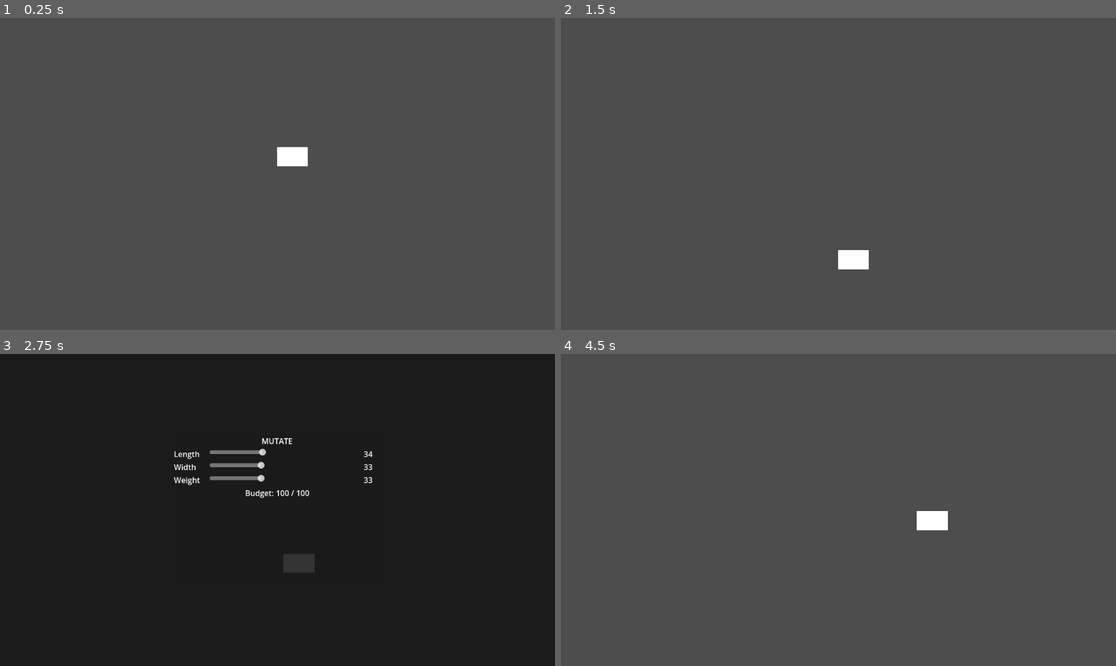
Above: before the commit, frames 1-4 (two rows, left to right).
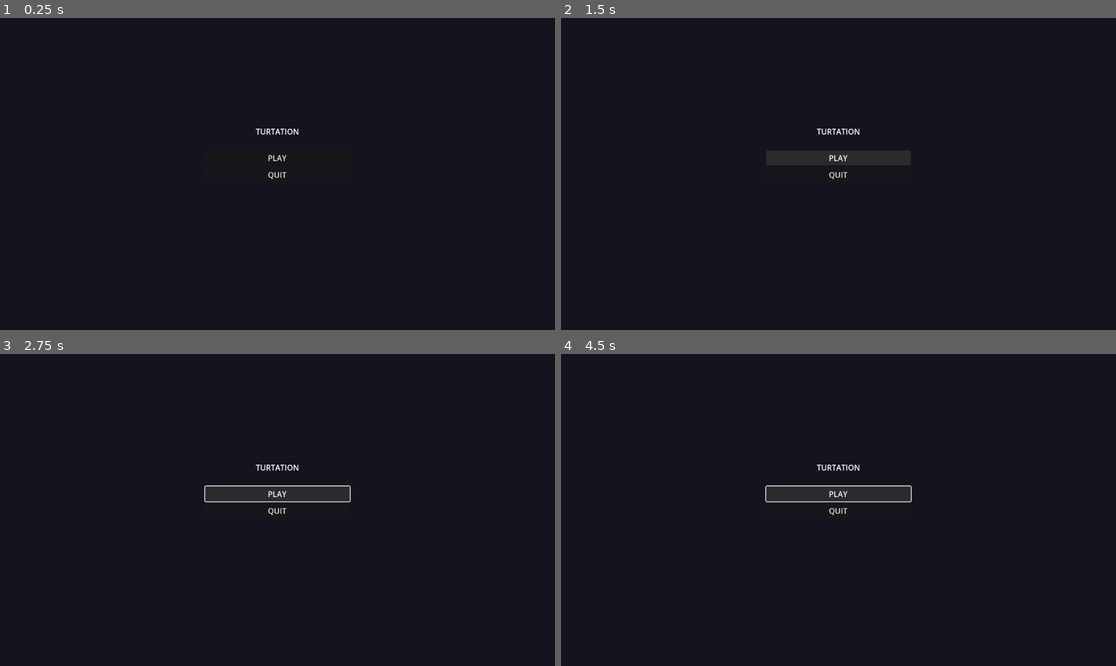
Above: after the commit, the same moments.

Repository: escpad/mutaturtle
Game: Godot game, scene res://scenes/main_menu.tscn
Two runs of this game, one before a commit and one after it. Both use one fixed random seed, a clock stepped at 60 frames per second and the inputs below. Before the commit the project starts from res://main.tscn.
Inputs (mouse positions are in pixels of both pictures, inside the frame that each line leads up to):
- Up to frame 1 (0.25 s): no input
- Up to frame 2 (1.5 s): click (838, 158) at 0.5 s, where only the run after the commit has a clickable "PLAY"; click (838, 158) at 1.25 s, where only the run after the commit has a clickable "PLAY"
- Up to frame 3 (2.75 s): tap Enter (ui_accept) at 2, 2.27 s; hold Right (ui_right) from 2.03 s (still down); tap E at 2.1 s
- Up to frame 4 (4.5 s): tap Enter (ui_accept) at 2.75, 3.02, 4.25 s; tap E at 2.85, 3.6, 4.35 s; release Right (ui_right) at 3.53 s; hold Left (ui_left) 3.53-4.28 s; hold Right (ui_right) from 4.28 s (still down)

The runs differ from the first frame. In frame 1, 100% of the frame differs, in the area x 0-100%, y 0-100%; in frame 2, 100%; in frame 3, 1.6%; in frame 4, 100%.

Commit message:
added: game manager and title screen

Diff:
--- a/project.godot
+++ b/project.godot
@@ -11,9 +11,13 @@
 [application]
 
 config/name="Turtation"
-run/main_scene="uid://cwbgi6rp2xm2w"
+run/main_scene="res://scenes/main_menu.tscn"
 config/features=PackedStringArray("4.6", "Forward Plus")
 config/icon="res://icon.svg"
+
+[autoload]
+
+GameManager="*res://scripts/game_manager.gd"
 
 [physics]
 
--- /dev/null
+++ b/scenes/goal.tscn
@@ -0,0 +1,12 @@
+[gd_scene format=3 uid="uid://goal_sc01"]
+
+[ext_resource type="Script" path="res://scripts/goal.gd" id="1_goalscr"]
+
+[sub_resource type="CircleShape2D" id="CircleShape2D_goal"]
+radius = 20.0
+
+[node name="Goal" type="Area2D"]
+script = ExtResource("1_goalscr")
+
+[node name="CollisionShape2D" type="CollisionShape2D" parent="."]
+shape = SubResource("CircleShape2D_goal")
--- /dev/null
+++ b/scenes/main_menu.tscn
@@ -0,0 +1,40 @@
+[gd_scene format=3 uid="uid://main_menu_sc01"]
+
+[ext_resource type="Script" path="res://scripts/main_menu.gd" id="1_mmscr"]
+
+[node name="MainMenu" type="Control"]
+script = ExtResource("1_mmscr")
+anchor_right = 1.0
+anchor_bottom = 1.0
+
+[node name="BG" type="ColorRect" parent="."]
+anchor_right = 1.0
+anchor_bottom = 1.0
+color = Color(0.08, 0.08, 0.12, 1)
+
+[node name="VBox" type="VBoxContainer" parent="."]
+anchor_left = 0.5
+anchor_top = 0.5
+anchor_right = 0.5
+anchor_bottom = 0.5
+offset_left = -150.0
+offset_top = -100.0
+offset_right = 150.0
+offset_bottom = 100.0
+
+[node name="Title" type="Label" parent="VBox"]
+layout_mode = 2
+text = "TURTATION"
+horizontal_alignment = 1
+
+[node name="Spacer" type="Control" parent="VBox"]
+layout_mode = 2
+custom_minimum_size = Vector2(0, 20)
+
+[node name="Play" type="Button" parent="VBox"]
+layout_mode = 2
+text = "PLAY"
+
+[node name="Quit" type="Button" parent="VBox"]
+layout_mode = 2
+text = "QUIT"
--- /dev/null
+++ b/scenes/stage_select.tscn
@@ -0,0 +1,60 @@
+[gd_scene format=3 uid="uid://stage_select_sc01"]
+
+[ext_resource type="Script" path="res://scripts/stage_select.gd" id="1_ssscr"]
+
+[node name="StageSelect" type="Control"]
+script = ExtResource("1_ssscr")
+anchor_right = 1.0
+anchor_bottom = 1.0
+
+[node name="BG" type="ColorRect" parent="."]
+anchor_right = 1.0
+anchor_bottom = 1.0
+color = Color(0.08, 0.08, 0.12, 1)
+
+[node name="VBox" type="VBoxContainer" parent="."]
+anchor_left = 0.5
+anchor_top = 0.5
+anchor_right = 0.5
+anchor_bottom = 0.5
+offset_left = -120.0
+offset_top = -210.0
+offset_right = 120.0
+offset_bottom = 210.0
+
+[node name="Title" type="Label" parent="VBox"]
+layout_mode = 2
+text = "SELECT LEVEL"
+horizontal_alignment = 1
+
+[node name="Level1" type="Button" parent="VBox"]
+layout_mode = 2
+text = "Level 1 — The Squeeze"
+
+[node name="Level2" type="Button" parent="VBox"]
+layout_mode = 2
+text = "Level 2 — High Jump"
+
+[node name="Level3" type="Button" parent="VBox"]
+layout_mode = 2
+text = "Level 3 — Crawl"
+
+[node name="Level4" type="Button" parent="VBox"]
+layout_mode = 2
+text = "Level 4 — Budget Crunch"
+
+[node name="Level5" type="Button" parent="VBox"]
+layout_mode = 2
+text = "Level 5 — The Vault"
+
+[node name="Level6" type="Button" parent="VBox"]
+layout_mode = 2
+text = "Level 6 — Fork"
+
+[node name="Level7" type="Button" parent="VBox"]
+layout_mode = 2
+text = "Level 7 — The One Config"
+
+[node name="Back" type="Button" parent="VBox"]
+layout_mode = 2
+text = "← Back"
--- /dev/null
+++ b/scripts/game_manager.gd
@@ -0,0 +1,36 @@
+extends Node
+
+const SAVE_PATH := "user://save.cfg"
+const LEVEL_COUNT := 7
+
+var levels_unlocked := 1
+
+func _ready() -> void:
+	_load()
+
+func complete_level(n: int) -> void:
+	levels_unlocked = max(levels_unlocked, n + 1)
+	_save()
+	get_tree().paused = false
+	get_tree().change_scene_to_file("res://scenes/stage_select.tscn")
+
+func go_to_level(n: int) -> void:
+	get_tree().change_scene_to_file("res://scenes/levels/level_%d.tscn" % n)
+
+func go_to_stage_select() -> void:
+	get_tree().paused = false
+	get_tree().change_scene_to_file("res://scenes/stage_select.tscn")
+
+func go_to_main_menu() -> void:
+	get_tree().paused = false
+	get_tree().change_scene_to_file("res://scenes/main_menu.tscn")
+
+func _save() -> void:
+	var cfg := ConfigFile.new()
+	cfg.set_value("game", "levels_unlocked", levels_unlocked)
+	cfg.save(SAVE_PATH)
+
+func _load() -> void:
+	var cfg := ConfigFile.new()
+	if cfg.load(SAVE_PATH) == OK:
+		levels_unlocked = cfg.get_value("game", "levels_unlocked", 1)
--- /dev/null
+++ b/scripts/goal.gd
@@ -0,0 +1,12 @@
+extends Area2D
+
+func _draw() -> void:
+	# Pole
+	draw_line(Vector2(0, 0), Vector2(0, -60), Color(0.8, 0.8, 0.8), 3)
+	# Flag
+	draw_colored_polygon(
+		PackedVector2Array([Vector2(0, -60), Vector2(28, -48), Vector2(0, -36)]),
+		Color(0.2, 0.9, 0.3)
+	)
+	# Base
+	draw_circle(Vector2(0, 0), 5, Color(0.8, 0.8, 0.8))
--- /dev/null
+++ b/scripts/level.gd
@@ -0,0 +1,33 @@
+extends Node2D
+
+@export var level_num: int = 1
+
+@onready var turtle      := $Turtle
+@onready var mutate_menu := $MutateMenuLayer
+@onready var goal        := $Goal
+
+func _ready() -> void:
+	process_mode = Node.PROCESS_MODE_ALWAYS
+	mutate_menu.visible = false
+	mutate_menu.mutation_changed.connect(turtle.apply_mutation)
+	goal.body_entered.connect(_on_goal_entered)
+
+func _input(event: InputEvent) -> void:
+	if not (event is InputEventKey and event.pressed and not event.echo):
+		return
+	match event.keycode:
+		KEY_E:
+			_toggle_menu()
+			get_viewport().set_input_as_handled()
+		KEY_ESCAPE:
+			get_viewport().set_input_as_handled()
+			GameManager.go_to_stage_select()
+
+func _toggle_menu() -> void:
+	var opening := not mutate_menu.visible
+	mutate_menu.visible = opening
+	get_tree().paused   = opening
+
+func _on_goal_entered(body: Node2D) -> void:
+	if body == turtle:
+		GameManager.complete_level(level_num)
--- /dev/null
+++ b/scripts/main_menu.gd
@@ -0,0 +1,7 @@
+extends Control
+
+func _on_play_pressed() -> void:
+	GameManager.go_to_stage_select()
+
+func _on_quit_pressed() -> void:
+	get_tree().quit()
--- /dev/null
+++ b/scripts/stage_select.gd
@@ -0,0 +1,14 @@
+extends Control
+
+@onready var buttons: Array[Button] = []
+
+func _ready() -> void:
+	for i in range(1, GameManager.LEVEL_COUNT + 1):
+		var btn: Button = get_node("VBox/Level%d" % i)
+		buttons.append(btn)
+		btn.disabled = (i > GameManager.levels_unlocked)
+		var n := i
+		btn.pressed.connect(func(): GameManager.go_to_level(n))
+
+func _on_back_pressed() -> void:
+	GameManager.go_to_main_menu()
Not shown, added: scripts/game_manager.gd.uid
Not shown, added: scripts/goal.gd.uid
Not shown, added: scripts/level.gd.uid
Not shown, added: scripts/main_menu.gd.uid
Not shown, added: scripts/stage_select.gd.uid
